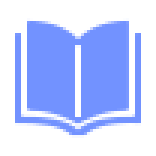
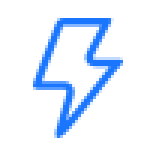
Revision of a layered w=156, h=156 image; what changed, layer by layer:
added layer "lightning" in group "icon_lightning" over (33, 18, 123, 138)
hid "read mode" over (15, 18, 141, 138)
